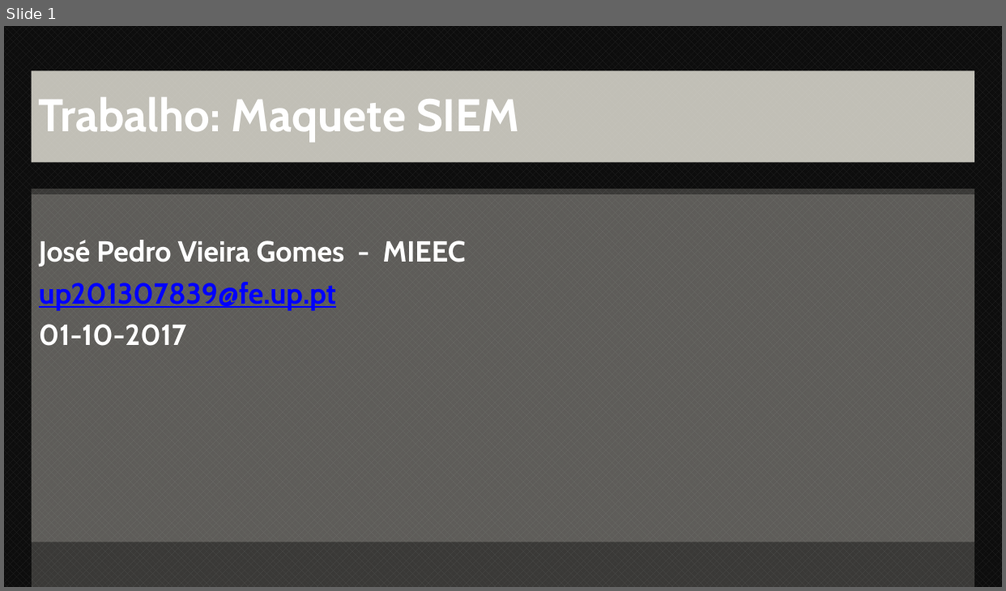
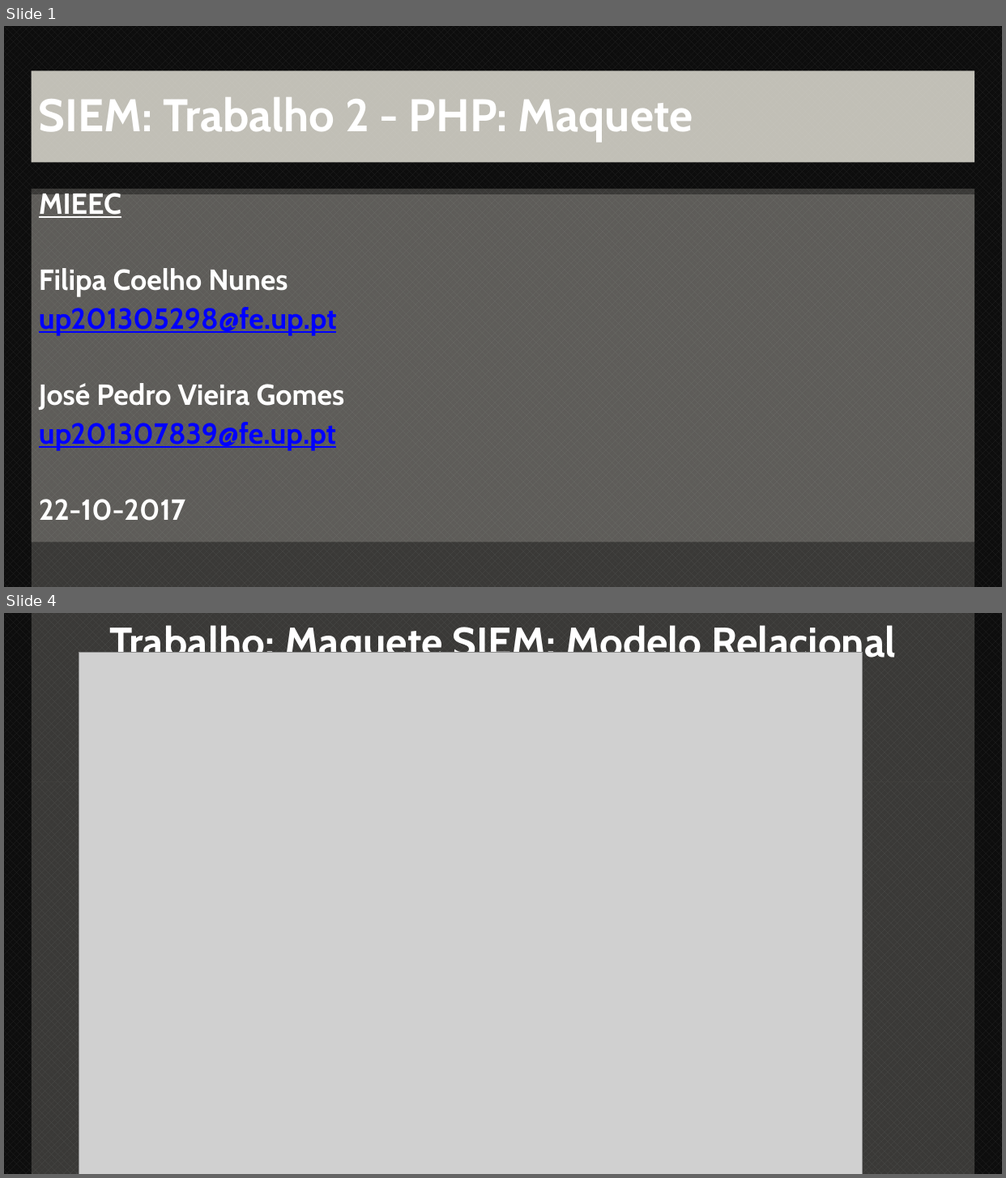
Before and after one commit to MoonlessS/bookshare, a slide deck: bookshare/relatorio/plano.pptx. Shown one above the other, each under a label of ours: slide 1 before the commit, slides 1 and 4 after it; the slides between them are not shown. The pictures are 1006x591 and 1006x1178 pixels, drawn with LibreOffice and Linux fonts; fonts in the diff are those of the drawing; grey boxes stand for pictures. Boxes give left, top, right and bottom in pixels: in the first picture for what was removed or moved away, otherwise in the second. Text is boxed around its words. In the diff, an @@ line names an element or a change of style, - is before the commit and + after.

```diff
--- a/bookshare/relatorio/plano.pptx
+++ b/bookshare/relatorio/plano.pptx
@@ slide 4 added at [4, 613, 1002, 1174], background pattern #262626 on #0D0D0D; not listed: 1 template element that a slide beside it also shows @@
@@ rectangle added at [32, 613, 975, 781], fill #EEECE1 at 20% opacity @@
@@ title added at [110, 622, 896, 666], 40 pt, text #FFFFFF, bold @@
+Trabalho: Maquete SIEM: Modelo Relacional
@@ picture added at [79, 652, 863, 1174] @@
@@ slide 1 changed as well @@
@@ title at [39, 97, 693, 142]: text changed @@
-Trabalho: Maquete SIEM
+SIEM: Trabalho 2 - PHP: Maquete
@@ text at [39, 193, 345, 410]: text changed @@
-José Pedro Vieira Gomes - MIEEC
+MIEEC
+Filipa Coelho Nunes
+up201305298@fe.up.pt
+José Pedro Vieira Gomes
@@ text at [39, 422, 336, 451]: line spacing 0.9 to 0.8 @@
@@ text at [39, 499, 185, 521]: text changed @@
-01-10-2017
+22-10-2017
```
Also in this commit, not shown: 4 other slides changed, 41 other slides added, 1 slide removed, 5 other files.
